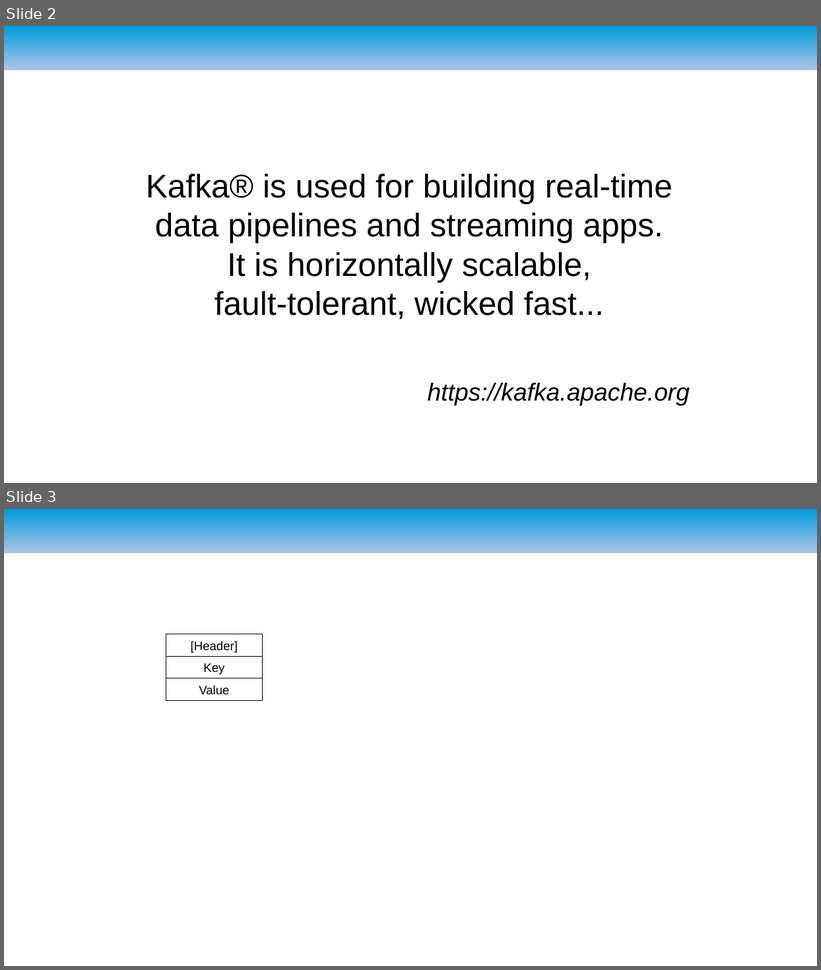
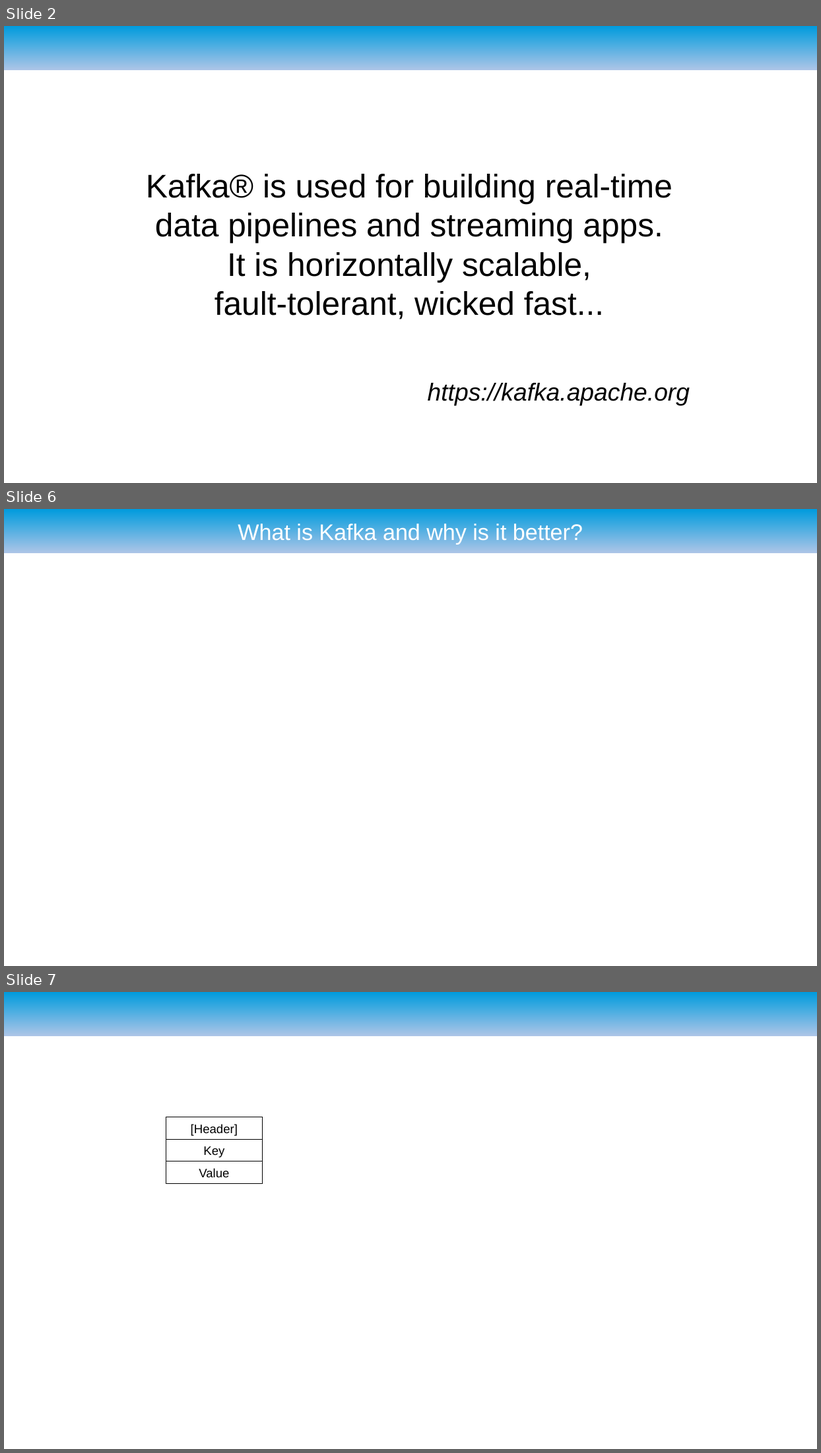
Before and after one commit to ryzlab/kafka-kompetensdag, a slide deck: kafka-demo/presentation.odp. Shown one above the other, each under a label of ours: slides 2 and 3 before the commit, slides 2, 6 and 7 after it; the slides between them are not shown. The pictures are 821x970 and 821x1453 pixels, drawn with LibreOffice and Linux fonts; fonts in the diff are those of the drawing; background and template pictures are left out. Boxes give left, top, right and bottom in pixels: in the first picture for what was removed or moved away, otherwise in the second. Text is boxed around its words. In the diff, an @@ line names an element or a change of style, - is before the commit and + after.

```diff
--- a/kafka-demo/presentation.odp
+++ b/kafka-demo/presentation.odp
@@ slide 6 added at [4, 509, 817, 966], background #FFFFFF; not listed: 1 template element that a slide beside it also shows @@
@@ title added at [238, 522, 583, 544], 22 pt, text #FFFFFF @@
+What is Kafka and why is it better?
@@ what was slide 3 is now slide 7 @@
```
Also in this commit, not shown: 2 slides changed, 4 other slides added.
